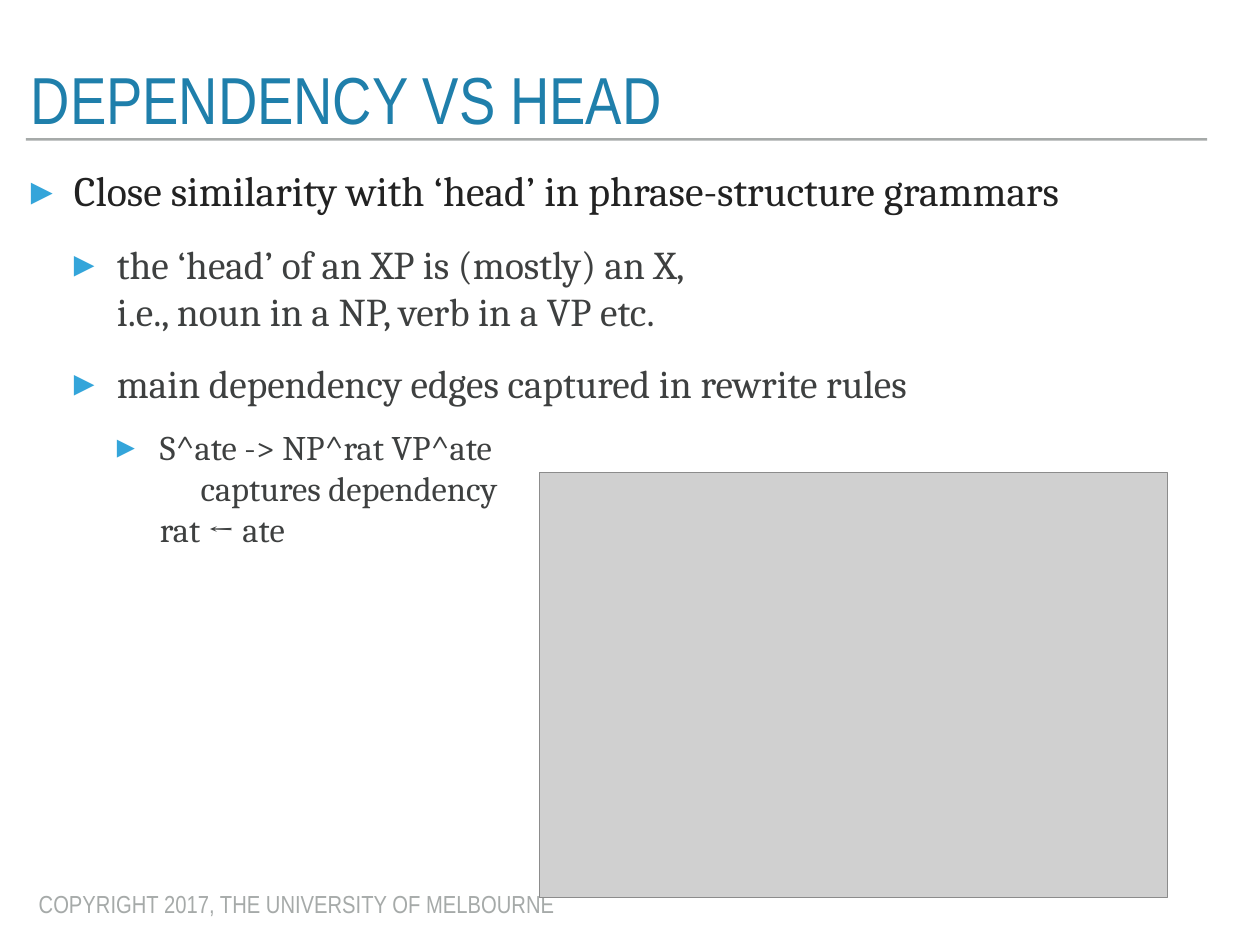
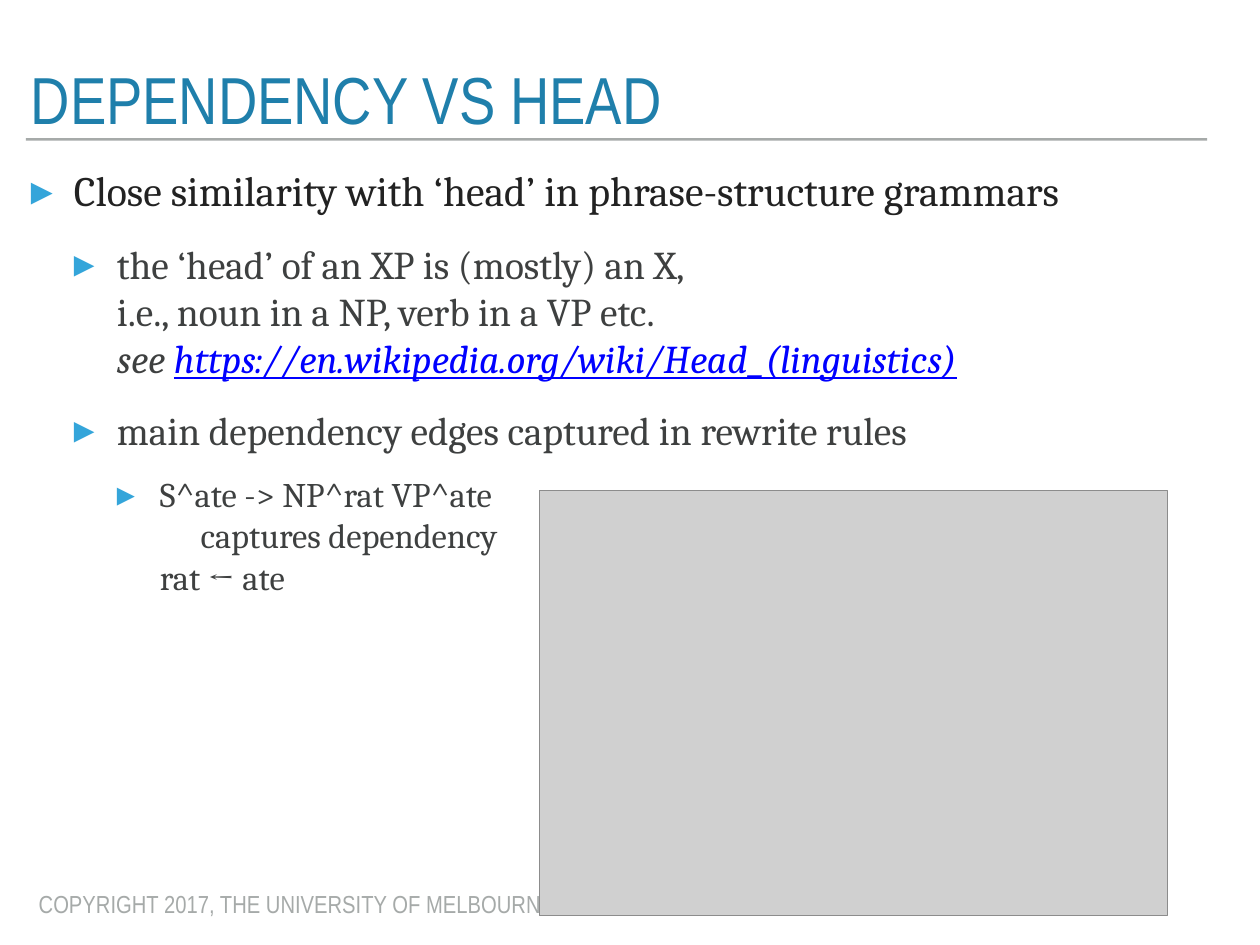
Before and after one commit to trevorcohn/comp90042, a slide deck: slide 8 of slides/WSTA_L7_dependency.pptx. Drawn at 1260x945 pixels with LibreOffice and Linux fonts; fonts in the diff are those of the drawing; grey boxes stand for pictures. Boxes give left, top, right and bottom in pixels: in the first picture for what was removed or moved away, otherwise in the second. Text is boxed around its words. In the diff, an @@ line names an element or a change of style, - is before the commit and + after.

```diff
--- a/slides/WSTA_L7_dependency.pptx
+++ b/slides/WSTA_L7_dependency.pptx
@@ text at [117,251,957,382]: text changed @@
-  ▸ the ‘head’ of an XP is (mostly) an X,
-    i.e., noun in a NP, verb in a VP etc.
+  ▸ the ‘head’ of an XP is (mostly) an X,
+    i.e., noun in a NP, verb in a VP etc.
+    see https://en.wikipedia.org/wiki/Head_(linguistics)
@@ picture: place and size @@
-picture at [540,472,1168,898]
+picture at [540,490,1168,915]
```
Also in this commit, not shown: 4 other slides changed, 3 other files.
